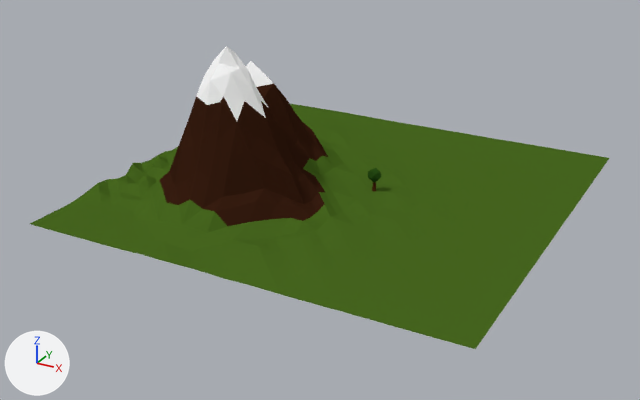
A saved change to the Blender file Models/Mountain.blend.
The view is the same before and after, from a camera (50 mm lens) standing at (14.0, -27.3, 12.9) and looking at (-0.2, -1.5, 0.1). The lights are fixed; the arrows at lower left show +X, +Y and +Z.

The older version as bpy lines, for what is in view:
```python
me_plane = bpy.data.meshes.new('Plane')
me_plane.from_pydata(...)  # 1092 vertices, 2051 faces; spans x -8.0..8.0, y -8.0..8.0, z 0.0..5.7
# faces by material slot: [1702, 305, 44]
me_plane.materials.append(mat_green)  # dark green #486820
me_plane.materials.append(mat_brown)  # brown #381e11
me_plane.materials.append(mat_snow)  # white #ffffff
ob_terrain = bpy.data.objects.new('Terrain', me_plane)
ob_terrain.location = (0.0, 0.0, 0.0)
```
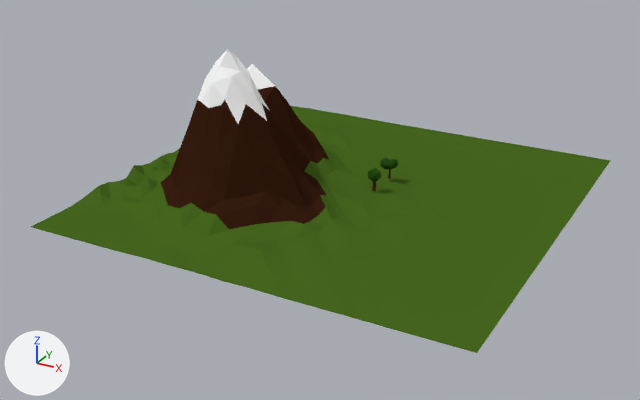
Commit message: Segunda árvore modelada

Where the change shows, as pixel boxes [x1, y1, x2, y2] in the pictures (640 x 400 px):
'Terrain', moved
    before: [30, 46, 609, 349]
    after: [31, 49, 611, 353]
'Tree2', added
    after: [380, 158, 398, 179]
    faces in mat_green_002 (dark green #284e16): [380, 158, 398, 169]

The edits, one by one:
Mesh me_cylinder_005 is new.
It has 114 vertices, 152 faces and spans x -8.4..7.5, y -7.8..6.1, z -0.7..2.2.
Faces by material slot: [32, 120].
It uses material mat_brown_001 (brown #502c13).
It uses material mat_green_002 (dark green #284e16).
Object 'Terrain' (ob_terrain) moves from (0.0, 0.0, 0.0) to (0.06, -0.03, -0.09).
Object 'Tree2' (ob_tree2) is new; it shows me_cylinder_005.
Its location is (1.23, 1.31, 0.37).
Its scale is (0.0413, 0.0413, 0.284).
